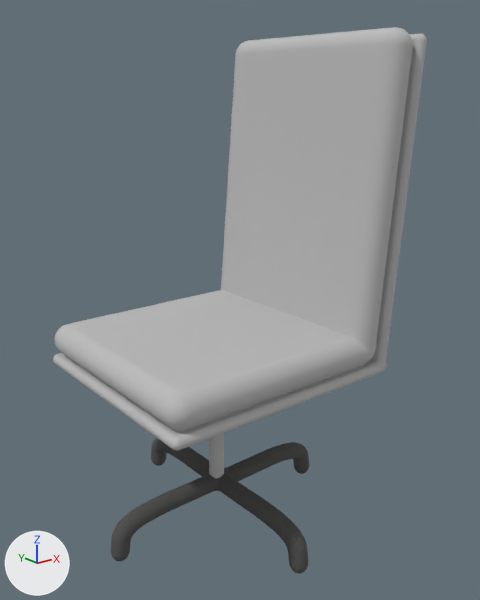
A saved change to the glTF model public/Drehstuhl/drehstuhl.glb.
Rendered twice from a 50 mm camera at (-6.71, -6.73, 9.13) aimed at (1.14, 3.07, 5.21). The axes (+X, +Y, +Z) are drawn at lower left. The lights are the same throughout.

Objects in the first picture: '282318_23_05_24_17_51_35_1', 'drehstuhl'.
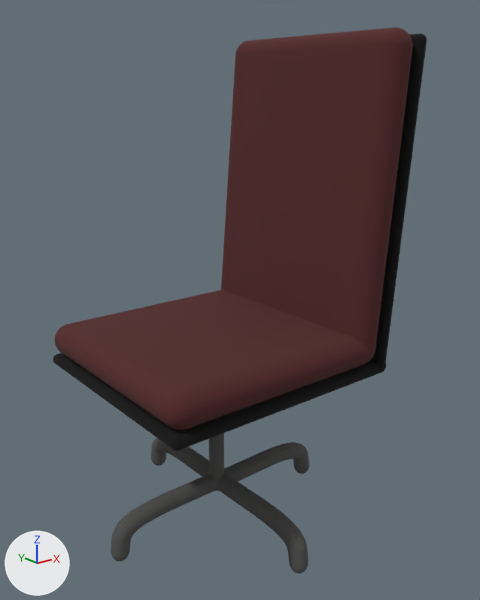
Changed parts and their boxes (x1, y1, x2, y2) in the pictures (480 x 600 px):
'drehstuhl', recoloured (grey to brown): (53, 27, 427, 478) in both

The edits, one by one:
Picture '282318_23_05_24_17_51_35_0_color' (img_282318_23_05_24_17_51_35_0_color) is new.
Material '282318_23_05_24_17_51_35_0' (mat_282318_23_05_24_17_51_35_0) is new.
Its texture is img_282318_23_05_24_17_51_35_0_color.
Its roughness is 1.0.
me_drehstuhl_mesh has 3999 vertices, 7998 faces and spans x -1.77..3.81, y 1.03..5.68, z 1.34..10.2.
me_drehstuhl_mesh no longer uses material mat_drehstuhl (grey #bcbcbc).
me_drehstuhl_mesh now uses material mat_282318_23_05_24_17_51_35_0 (picture img_282318_23_05_24_17_51_35_0_color).
